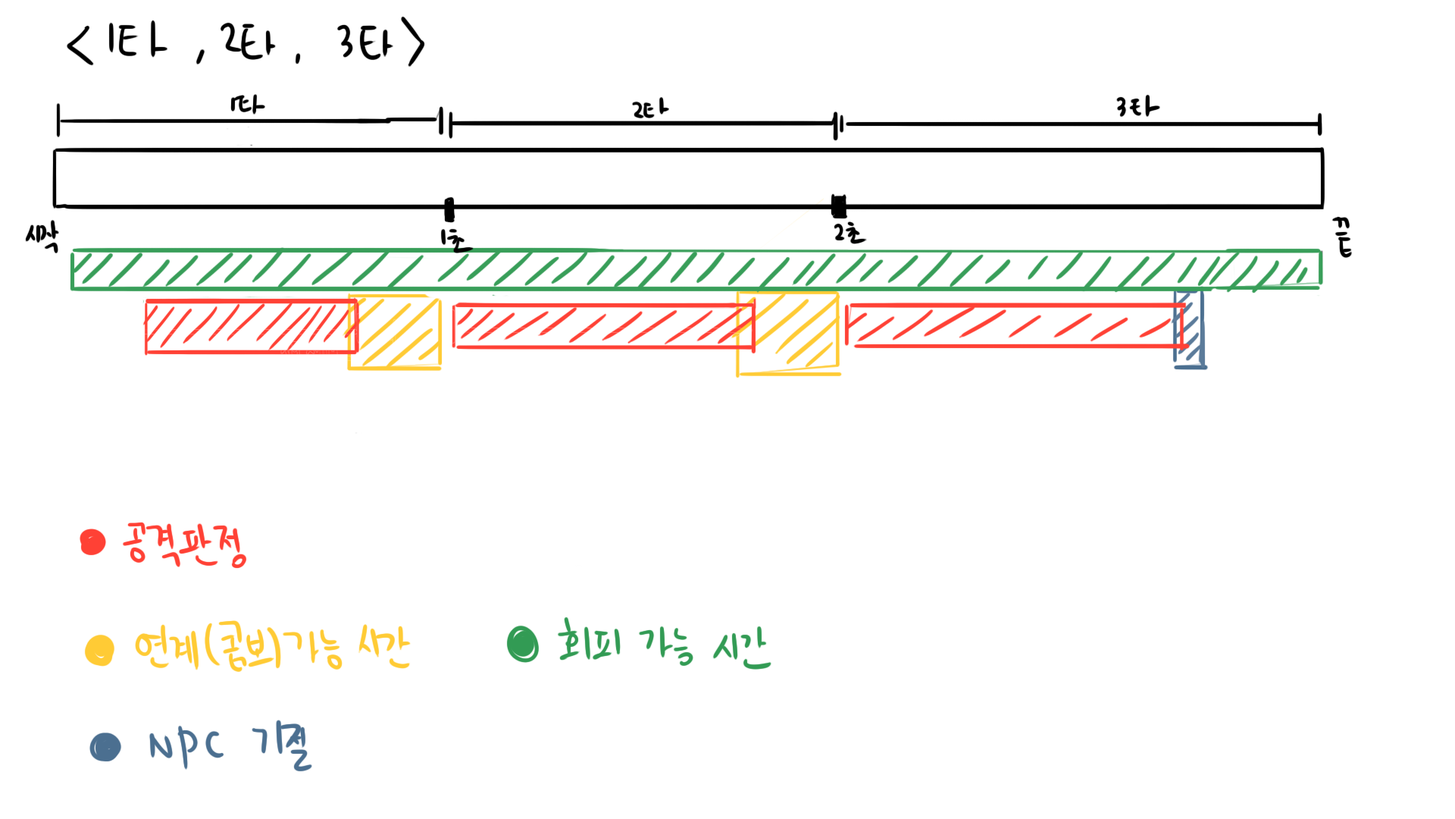
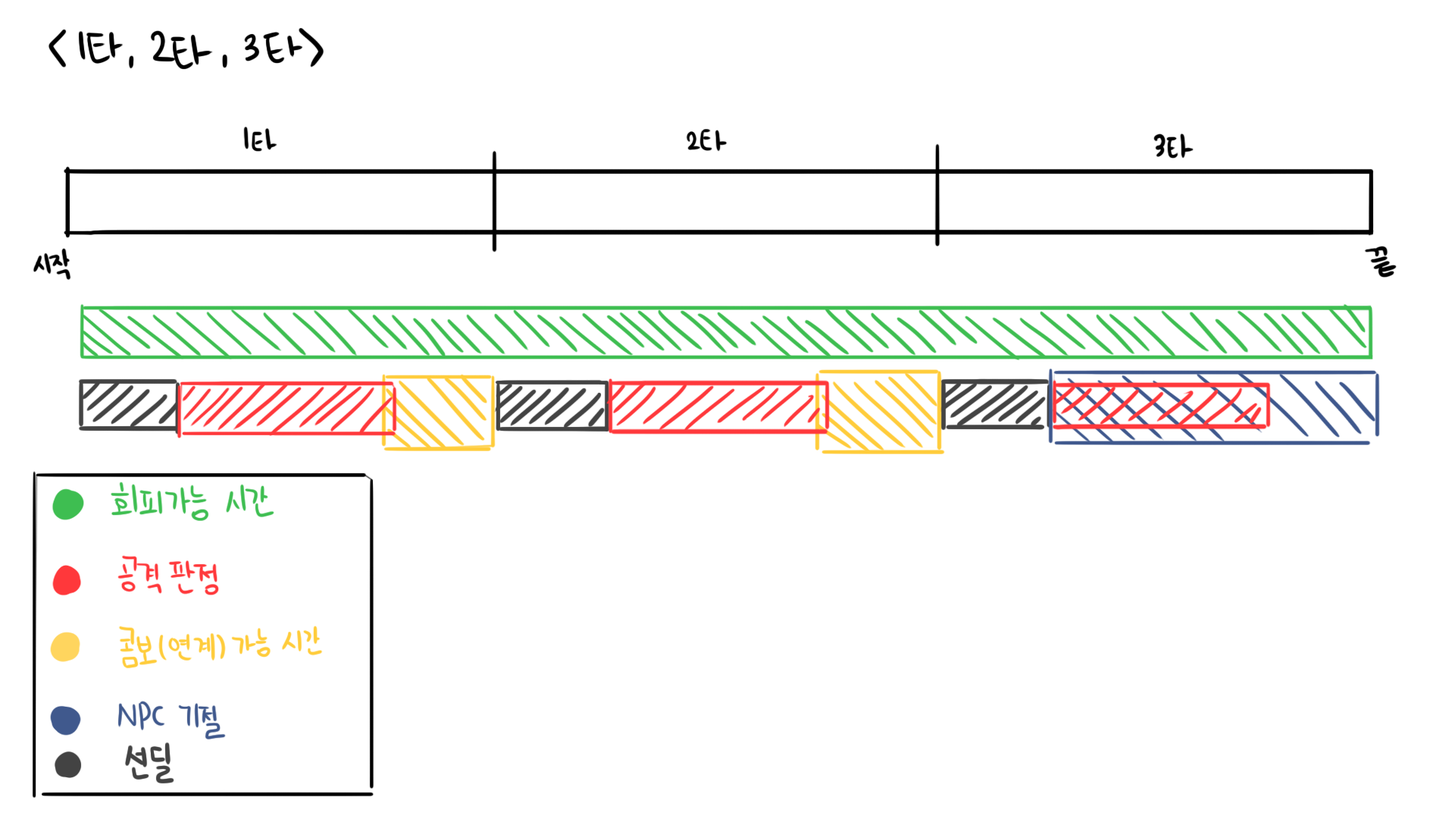
Comparing the layer stacks of the two (1455, 819) images. Changes:
removed layer "레이어 1" over [25, 15, 1354, 772]
removed layer "레이어 2" over [142, 193, 1323, 671]
removed layer "레이어 3" over [68, 197, 1325, 379]
added layer "메인" above "회피" over [32, 27, 1397, 280]
added layer "회피" above "공격" over [79, 303, 1374, 361]
added layer "공격" above "연계" over [176, 378, 1272, 439]
added layer "연계" above "기절" over [381, 369, 946, 455]
added layer "기절" above "선딜" over [1048, 367, 1381, 445]
added layer "선딜" above "색 설명" over [78, 378, 1053, 436]
added layer "색 설명" above "배경" over [31, 470, 375, 799]
